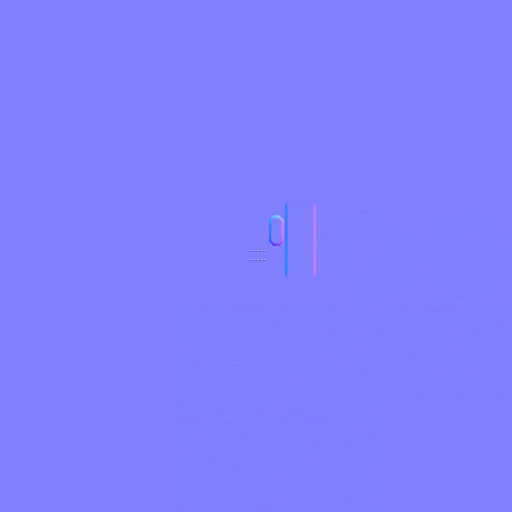
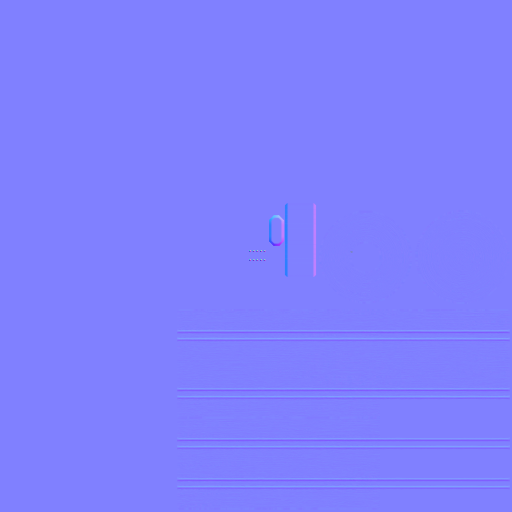
Before/after of a 512 x 512 layered artwork. What changed in the layer stack:
painted on "bevel2" over [177, 329, 510, 490]
